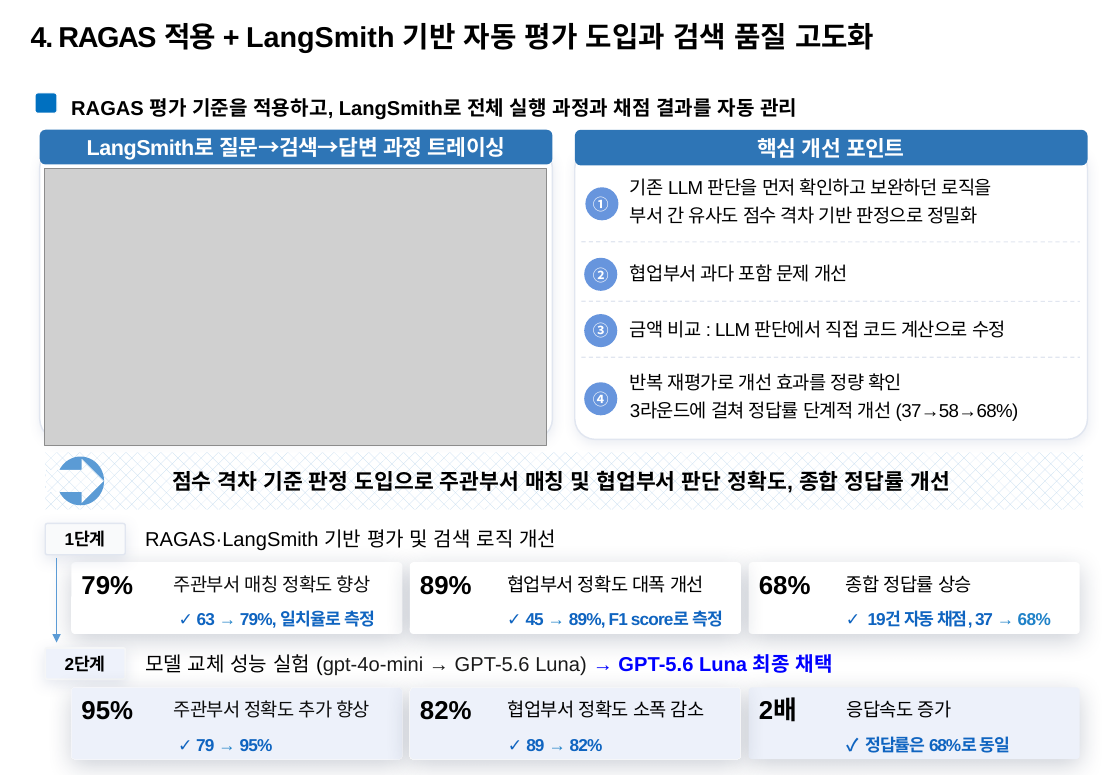
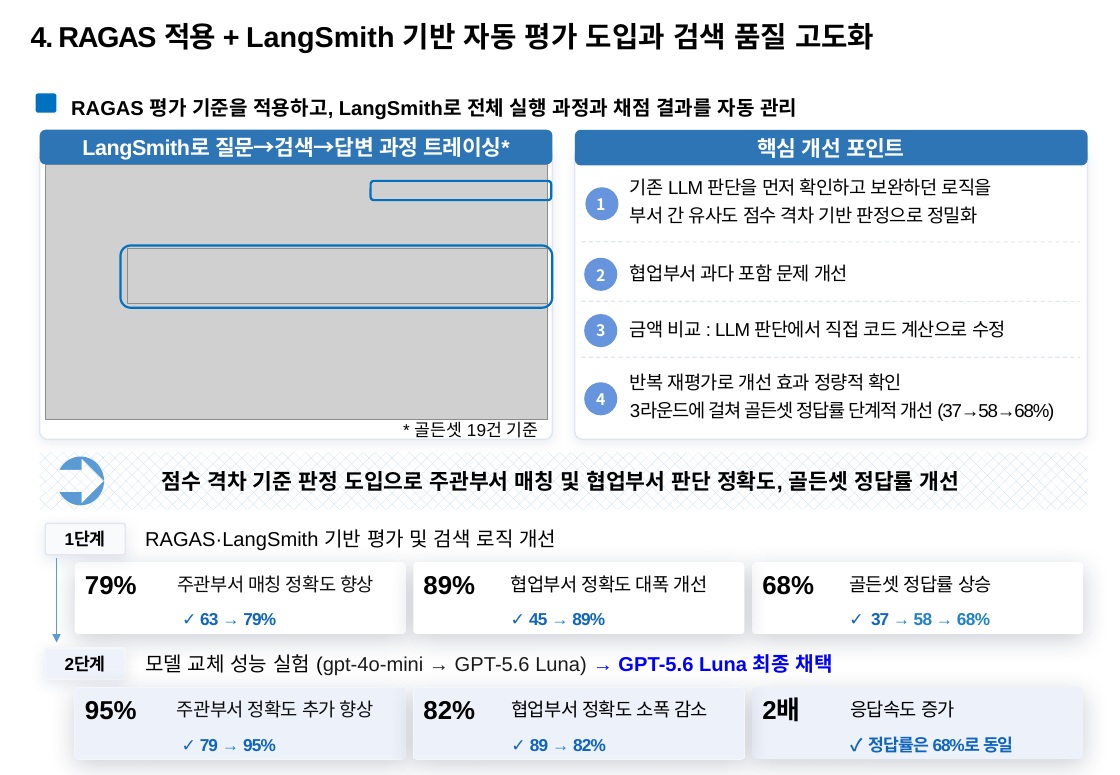
Before and after one commit to temmi81-hue/department-ragas, a slide deck: slide 5 of presentation/260916_AI활용_업무지침네비게이터_6차 수정.pptx. Drawn at 1120x775 pixels with LibreOffice and Linux fonts; fonts in the diff are those of the drawing; grey boxes stand for pictures; background and template pictures are left out. Boxes give left, top, right and bottom in pixels: in the first picture for what was removed or moved away, otherwise in the second. Text is boxed around its words. In the diff, an @@ line names an element or a change of style, - is before the commit and + after.

```diff
--- a/presentation/260916_AI활용_업무지침네비게이터_6차 수정.pptx
+++ b/presentation/260916_AI활용_업무지침네비게이터_6차 수정.pptx
@@ rounded rectangle at (39, 148, 552, 440): proportions changed @@
@@ text in rounded rectangle at (82, 137, 509, 160): text changed @@
-LangSmith로 질문→검색→답변 과정 트레이싱
+LangSmith로 질문→검색→답변 과정 트레이싱*
@@ rounded rectangle at (575, 148, 1088, 440): proportions changed @@
@@ picture: place and size @@
-picture at (44, 170, 547, 447)
+picture at (46, 165, 548, 421)
@@ rounded rectangle added at (370, 181, 551, 201), outline #0070C0 1.5 pt @@
@@ text at (596, 198, 605, 210): text changed @@
-①
+1
@@ rounded rectangle added at (120, 246, 552, 308), outline #0070C0 1.5 pt @@
@@ picture added at (128, 249, 548, 304) @@
@@ text at (596, 269, 605, 281): text changed @@
-②
+2
@@ text at (596, 324, 605, 336): text changed @@
-③
+3
@@ text at (630, 373, 1054, 421): text changed @@
-반복 재평가로 개선 효과를 정량 확인
-3라운드에 걸쳐 정답률 단계적 개선 (37→58→68%)
+반복 재평가로 개선 효과 정량적 확인
+3라운드에 걸쳐 골든셋 정답률 단계적 개선 (37→58→68%)
@@ text added at (415, 418, 539, 438), 12 pt, text #000000 @@
+* 골든셋 19건 기준
@@ text at (596, 393, 605, 405): text changed @@
-④
+4
@@ text at (162, 469, 960, 493): text changed @@
-점수 격차 기준 판정 도입으로 주관부서 매칭 및 협업부서 판단 정확도, 종합 정답률 개선
+점수 격차 기준 판정 도입으로 주관부서 매칭 및 협업부서 판단 정확도, 골든셋 정답률 개선
@@ text at (849, 575, 992, 593): text changed @@
-종합 정답률 상승
+골든셋 정답률 상승
@@ text at (200, 613, 276, 625): text changed @@
-✓ 63 → 79%, 일치율로 측정
+✓ 63 → 79%
@@ text at (529, 613, 605, 625): text changed @@
-✓ 45 → 89%, F1 score로 측정
+✓ 45 → 89%
@@ text at (871, 613, 990, 625): text changed; text colour #0F64C0 to #2082C8 @@
-✓ 19건 자동 채점, 37 → 68%
+✓ 37 → 58 → 68%
@@ 7 texts, 4 rounded rectangles: place and size @@
-7 texts, 4 rounded rectangles at (81, 563, 1080, 759)
+7 texts, 4 rounded rectangles at (85, 563, 1084, 759)
```
Also in this commit, not shown: 2 other slides changed, 5 other files.
